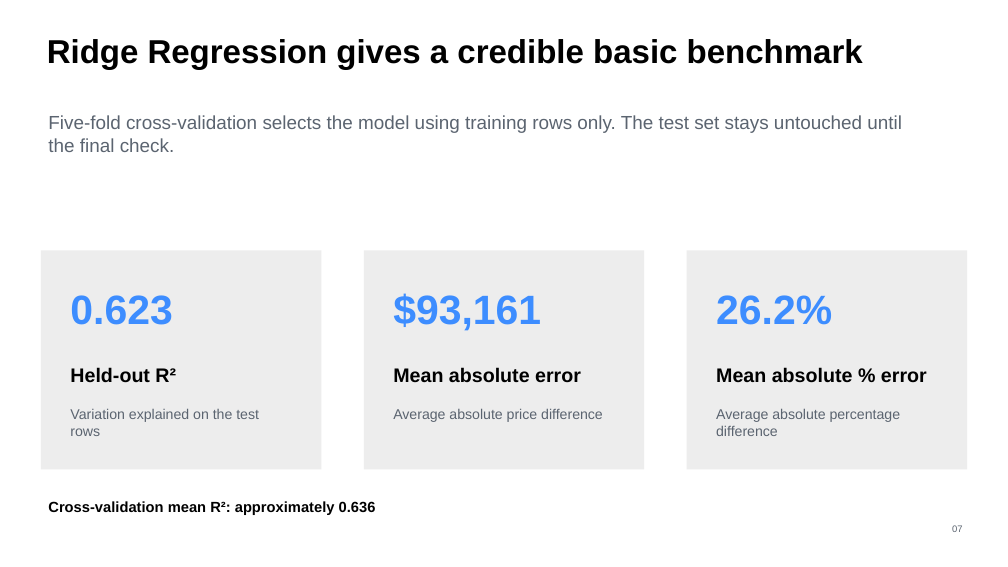
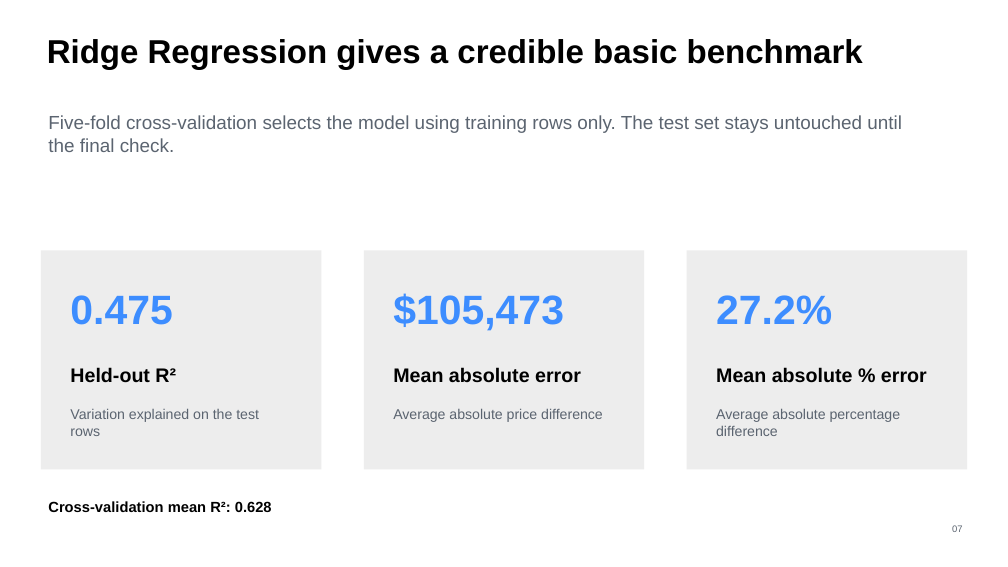
Before and after one commit to DanielLankry/Project-HIT---Real-Estate, a slide deck: slide 7 of docs/Final-Project-Presentation.pptx. Drawn at 1008x567 pixels with LibreOffice and Linux fonts; fonts in the diff are those of the drawing. Boxes give left, top, right and bottom in pixels: in the first picture for what was removed or moved away, otherwise in the second. Text is boxed around its words. In the diff, an @@ line names an element or a change of style, - is before the commit and + after.

```diff
--- a/docs/Final-Project-Presentation.pptx
+++ b/docs/Final-Project-Presentation.pptx
@@ text at bbox=[70, 295, 172, 325]: text changed @@
-0.623
+0.475
@@ text at bbox=[393, 293, 564, 331]: text changed @@
-$93,161
+$105,473
@@ text at bbox=[716, 295, 832, 325]: text changed @@
-26.2%
+27.2%
@@ text at bbox=[48, 501, 272, 512]: text changed @@
-Cross-validation mean R²: approximately 0.636
+Cross-validation mean R²: 0.628
```
Also in this commit, not shown: 4 other slides changed, 14 other files.
